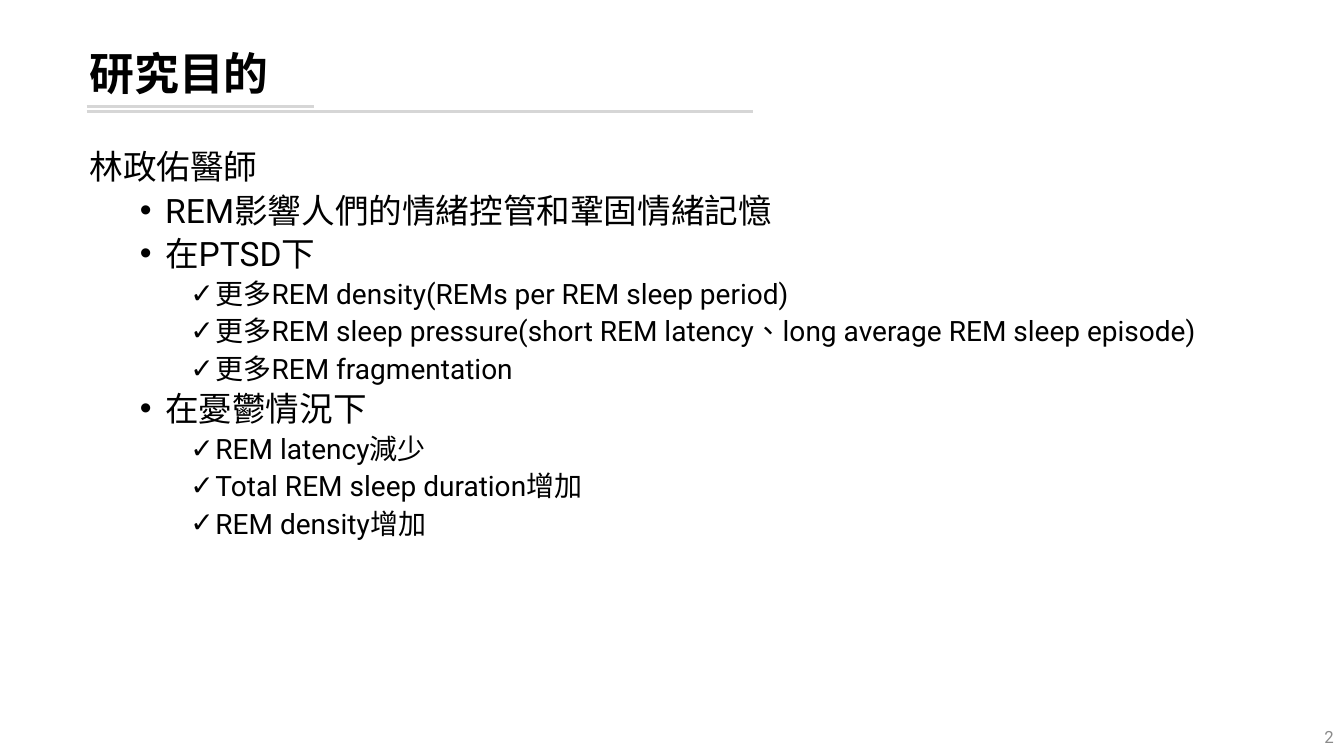
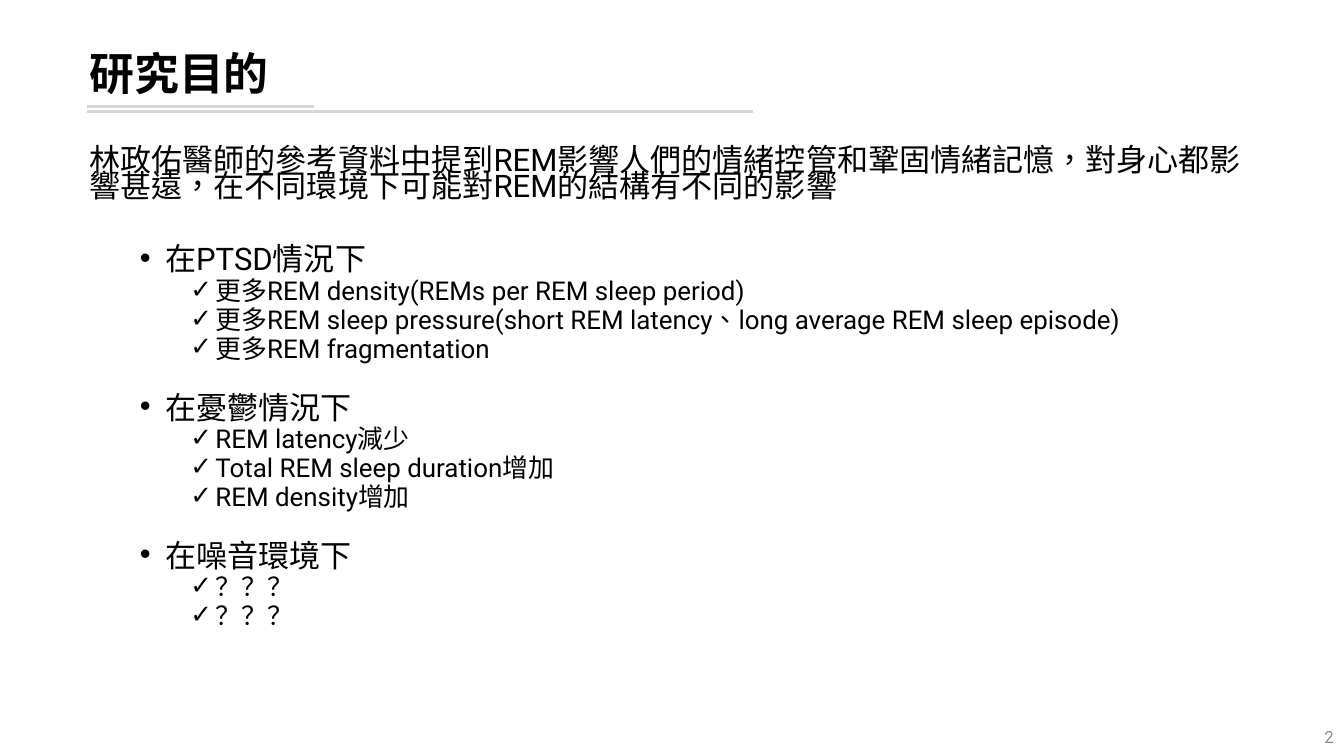
Before and after one commit to leooel97895750/REM_DataMining, a slide deck: slide 2 of 輪班工人暴露噪音下REM片斷化分析.pptx. Drawn at 1344x756 pixels with LibreOffice and Linux fonts; fonts in the diff are those of the drawing. Boxes give left, top, right and bottom in pixels: in the first picture for what was removed or moved away, otherwise in the second. Text is boxed around its words. In the diff, an @@ line names an element or a change of style, - is before the commit and + after.

```diff
--- a/輪班工人暴露噪音下REM片斷化分析.pptx
+++ b/輪班工人暴露噪音下REM片斷化分析.pptx
@@ text at (89, 144, 1241, 279): text changed; size 24 to 22.2 pt @@
-林政佑醫師
-  • REM影響人們的情緒控管和鞏固情緒記憶
-  • 在PTSD下
+林政佑醫師的參考資料中提到REM影響人們的情緒控管和鞏固情緒記憶，對身心都影響甚遠，在不同環境下可能對REM的結構有不同的影響
+  • 在PTSD情況下
@@ text at (165, 278, 1120, 512): size 20 to 18.5 pt in "更多REM density(REMs per REM sleep period)", "更多REM sleep pressure(short REM latency、long average REM ...", "更多REM fragmentation", "REM latency減少" and 2 more places; size 24 to 22.2 pt in "在憂鬱情況下"; line spacing 0.9 to 0.7 @@
@@ text at (165, 540, 351, 570): paragraphs added @@
+  • 在噪音環境下
+    ✓ ？？？
+    ✓ ？？？
```
Also in this commit, not shown: 5 other slides changed, 30 slides added, 3 other files.
